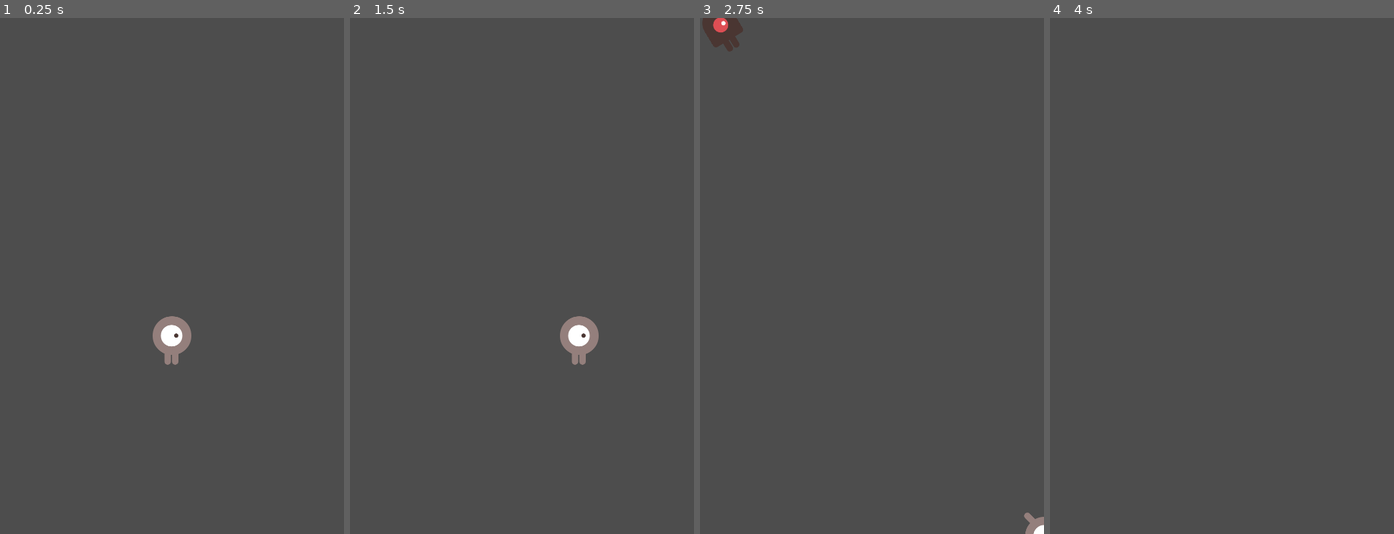
Above: before the commit, frames 1-4 (left to right).
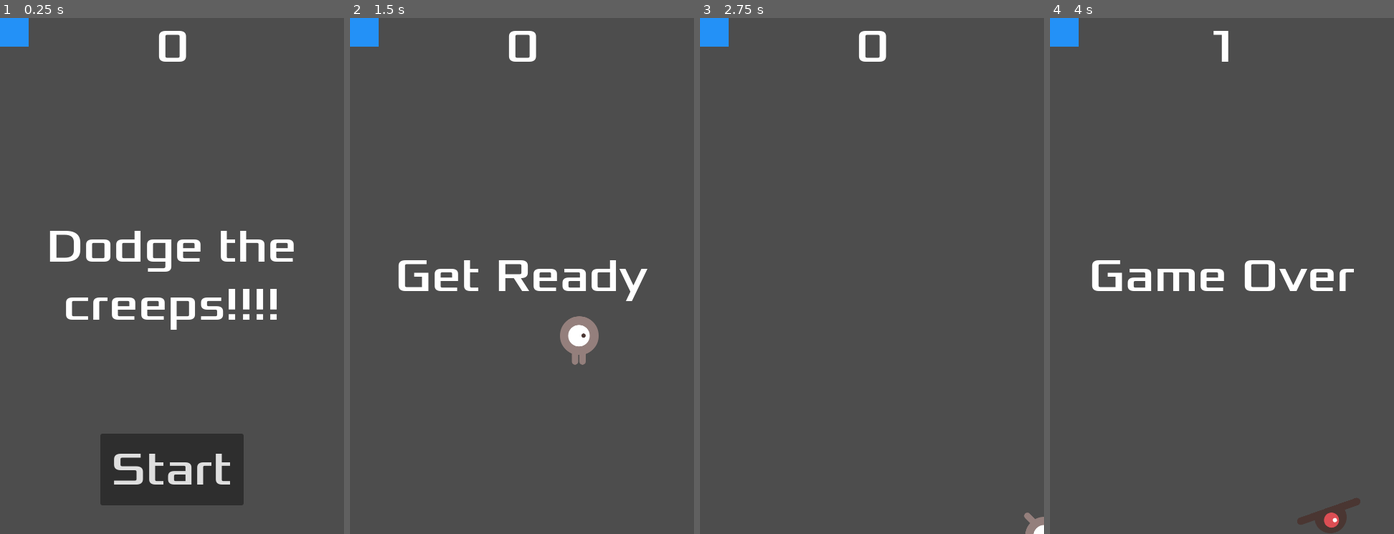
Above: after the commit, the same moments.

Repository: TimTheGr8/DodgeTheCreeps
Game: Godot game, scene res://Scenes/Main.tscn
Same seed, same stepped clock (60 frames per second), same inputs: the game is played once before the commit and once after it.
Inputs (mouse positions are in pixels of both pictures, inside the frame that each line leads up to):
- Up to frame 1 (0.25 s): no input
- Up to frame 2 (1.5 s): click (522, 472) at 0.5 s, where only the run after the commit has a clickable "Start"; tap Enter at 1.25 s; hold D (move_right) from 1.28 s (still down)
- Up to frame 3 (2.75 s): release D (move_right) at 2.03 s; hold S (move_down) from 2.03 s (still down)
- Up to frame 4 (4 s): release S (move_down) at 2.78 s; hold D (move_right) 2.78-3.53 s; hold W (move_up) from 3.53 s (still down)

The runs differ from the first frame. In frame 1, 10% of the frame differs, in the area x 0-86%, y 0-95%; in frame 2, 2.5%; in frame 3, 0.9%; in frame 4, 2.9%.

Commit message:
Added controller support, and finished the HUD.

Diff:
--- a/Scenes/Enemy.tscn
+++ b/Scenes/Enemy.tscn
@@ -48,7 +48,7 @@
 radius = 36.0
 height = 100.0
 
-[node name="RigidBody2D" type="RigidBody2D"]
+[node name="RigidBody2D" type="RigidBody2D" groups=["mobs"]]
 position = Vector2(253, 358)
 collision_mask = 0
 gravity_scale = 0.0
--- a/Scenes/HUD.tscn
+++ b/Scenes/HUD.tscn
@@ -1,26 +1,73 @@
-[gd_scene load_steps=2 format=3 uid="uid://biwlqimuhektu"]
+[gd_scene load_steps=5 format=3 uid="uid://biwlqimuhektu"]
 
+[ext_resource type="Script" path="res://Scripts/HUD.gd" id="1_fy30f"]
 [ext_resource type="FontFile" uid="uid://05dkq82wcj" path="res://Fonts/Xolonium-Regular.ttf" id="1_n170r"]
 
+[sub_resource type="InputEventAction" id="InputEventAction_i4gf0"]
+action = &"start_game"
+
+[sub_resource type="Shortcut" id="Shortcut_oyliq"]
+events = [SubResource("InputEventAction_i4gf0")]
+
 [node name="HUD" type="CanvasLayer"]
+script = ExtResource("1_fy30f")
 
 [node name="ScoreLabel" type="Label" parent="."]
-offset_right = 40.0
-offset_bottom = 23.0
+anchors_preset = 5
+anchor_left = 0.5
+anchor_right = 0.5
+offset_left = -22.5
+offset_right = 22.5
+offset_bottom = 81.0
+grow_horizontal = 2
 theme_override_fonts/font = ExtResource("1_n170r")
 theme_override_font_sizes/font_size = 64
-text = "10"
+text = "0"
+horizontal_alignment = 1
+vertical_alignment = 1
 
 [node name="Message" type="Label" parent="."]
-offset_right = 40.0
-offset_bottom = 23.0
+custom_minimum_size = Vector2(480, 0)
+anchors_preset = 8
+anchor_left = 0.5
+anchor_top = 0.5
+anchor_right = 0.5
+anchor_bottom = 0.5
+offset_left = -240.0
+offset_top = -81.0
+offset_right = 240.0
+offset_bottom = 81.0
+grow_horizontal = 2
+grow_vertical = 2
 theme_override_fonts/font = ExtResource("1_n170r")
 theme_override_font_sizes/font_size = 64
+text = "Dodge the
+creeps!!!!"
+horizontal_alignment = 1
+vertical_alignment = 1
+autowrap_mode = 2
 
 [node name="StartButton" type="Button" parent="."]
-offset_right = 8.0
-offset_bottom = 8.0
+custom_minimum_size = Vector2(200, 100)
+anchors_preset = 7
+anchor_left = 0.5
+anchor_top = 1.0
+anchor_right = 0.5
+anchor_bottom = 1.0
+offset_left = -100.0
+offset_top = -140.0
+offset_right = 100.0
+offset_bottom = -40.0
+grow_horizontal = 2
+grow_vertical = 0
 theme_override_fonts/font = ExtResource("1_n170r")
 theme_override_font_sizes/font_size = 64
+shortcut = SubResource("Shortcut_oyliq")
+text = "Start"
 
 [node name="MessageTimer" type="Timer" parent="."]
+wait_time = 2.0
+one_shot = true
+
+[connection signal="pressed" from="StartButton" to="." method="_on_start_button_pressed"]
+[connection signal="timeout" from="MessageTimer" to="." method="_on_message_timer_timeout"]
--- a/Scenes/Main.tscn
+++ b/Scenes/Main.tscn
@@ -1,8 +1,9 @@
-[gd_scene load_steps=5 format=3 uid="uid://fk0kk44nqrbi"]
+[gd_scene load_steps=6 format=3 uid="uid://fk0kk44nqrbi"]
 
 [ext_resource type="PackedScene" uid="uid://brou8ddxwgv6x" path="res://Scenes/Player.tscn" id="1_l51xb"]
 [ext_resource type="Script" path="res://Scripts/Main.gd" id="1_qqe0y"]
 [ext_resource type="PackedScene" uid="uid://dye0mkga6figs" path="res://Scenes/Enemy.tscn" id="2_vuwvw"]
+[ext_resource type="PackedScene" uid="uid://biwlqimuhektu" path="res://Scenes/HUD.tscn" id="4_m6scf"]
 
 [sub_resource type="Curve2D" id="Curve2D_414hw"]
 _data = {
@@ -13,6 +14,11 @@
 [node name="Main" type="Node"]
 script = ExtResource("1_qqe0y")
 mob_scene = ExtResource("2_vuwvw")
+
+[node name="ColorRect" type="ColorRect" parent="."]
+offset_right = 40.0
+offset_bottom = 40.0
+color = Color(0.137255, 0.568627, 0.968627, 1)
 
 [node name="Player" parent="." instance=ExtResource("1_l51xb")]
 
@@ -33,7 +39,10 @@
 
 [node name="MobSpawnLocation" type="PathFollow2D" parent="MobPath"]
 
+[node name="HUD" parent="." instance=ExtResource("4_m6scf")]
+
 [connection signal="hit" from="Player" to="." method="game_over"]
 [connection signal="timeout" from="MobTimer" to="." method="_on_mob_timer_timeout"]
 [connection signal="timeout" from="ScoreTimer" to="." method="_on_score_timer_timeout"]
 [connection signal="timeout" from="StartTimer" to="." method="_on_start_timer_timeout"]
+[connection signal="start_game" from="HUD" to="." method="new_game"]
--- /dev/null
+++ b/Scripts/HUD.gd
@@ -0,0 +1,30 @@
+extends CanvasLayer
+# Notifies the "Main" node that the button was pressed
+signal start_game
+
+func show_message(text):
+	$Message.text = text
+	$Message.show()
+	$MessageTimer.start()
+
+func show_game_over():
+	show_message("Game Over")
+	# Wait until the MessageTimer has counted down
+	await $MessageTimer.timeout
+
+	$Message.text = "Dodge the\nCreeps!"
+	$Message.show()
+	# Make a one-shot timer and wait for it to finish
+	await get_tree().create_timer(1.0).timeout
+	$StartButton.show()
+
+func update_score(score):
+	$ScoreLabel.text = str(score)
+
+func _on_message_timer_timeout():
+	$Message.hide()
+
+
+func _on_start_button_pressed():
+	$StartButton.hide()
+	start_game.emit()
--- a/Scripts/Main.gd
+++ b/Scripts/Main.gd
@@ -1,22 +1,28 @@
 extends Node
 
 @export var mob_scene: PackedScene
-var score
+var score = 0
 
 func _ready():
-	new_game()
+	$HUD.update_score(score)
+	#$HUD.show_message("Dodge the\nCreeps!")
 
 func game_over():
 	$ScoreTimer.stop()
 	$MobTimer.stop()
+	$HUD.show_game_over()
 
 func new_game():
 	score = 0
+	$HUD.update_score(score)
+	$HUD.show_message("Get Ready")
+	get_tree().call_group("mobs", "queue_free")
 	$Player.start($StartPosition.position)
 	$StartTimer.start()
 
 func _on_score_timer_timeout():
 	score += 1
+	$HUD.update_score(score)
 
 func _on_start_timer_timeout():
 	$MobTimer.start()
--- a/project.godot
+++ b/project.godot
@@ -26,21 +26,31 @@
 move_right={
 "deadzone": 0.5,
 "events": [Object(InputEventKey,"resource_local_to_scene":false,"resource_name":"","device":-1,"window_id":0,"alt_pressed":false,"shift_pressed":false,"ctrl_pressed":false,"meta_pressed":false,"pressed":false,"keycode":0,"physical_keycode":68,"key_label":0,"unicode":100,"echo":false,"script":null)
+, Object(InputEventJoypadButton,"resource_local_to_scene":false,"resource_name":"","device":-1,"button_index":14,"pressure":0.0,"pressed":true,"script":null)
 ]
 }
 move_left={
 "deadzone": 0.5,
 "events": [Object(InputEventKey,"resource_local_to_scene":false,"resource_name":"","device":-1,"window_id":0,"alt_pressed":false,"shift_pressed":false,"ctrl_pressed":false,"meta_pressed":false,"pressed":false,"keycode":0,"physical_keycode":65,"key_label":0,"unicode":97,"echo":false,"script":null)
+, Object(InputEventJoypadButton,"resource_local_to_scene":false,"resource_name":"","device":-1,"button_index":13,"pressure":0.0,"pressed":true,"script":null)
 ]
 }
 move_up={
 "deadzone": 0.5,
 "events": [Object(InputEventKey,"resource_local_to_scene":false,"resource_name":"","device":-1,"window_id":0,"alt_pressed":false,"shift_pressed":false,"ctrl_pressed":false,"meta_pressed":false,"pressed":false,"keycode":0,"physical_keycode":87,"key_label":0,"unicode":119,"echo":false,"script":null)
+, Object(InputEventJoypadButton,"resource_local_to_scene":false,"resource_name":"","device":-1,"button_index":11,"pressure":0.0,"pressed":true,"script":null)
 ]
 }
 move_down={
 "deadzone": 0.5,
 "events": [Object(InputEventKey,"resource_local_to_scene":false,"resource_name":"","device":-1,"window_id":0,"alt_pressed":false,"shift_pressed":false,"ctrl_pressed":false,"meta_pressed":false,"pressed":false,"keycode":0,"physical_keycode":83,"key_label":0,"unicode":115,"echo":false,"script":null)
+, Object(InputEventJoypadButton,"resource_local_to_scene":false,"resource_name":"","device":-1,"button_index":12,"pressure":0.0,"pressed":true,"script":null)
+]
+}
+start_game={
+"deadzone": 0.5,
+"events": [Object(InputEventKey,"resource_local_to_scene":false,"resource_name":"","device":-1,"window_id":0,"alt_pressed":false,"shift_pressed":false,"ctrl_pressed":false,"meta_pressed":false,"pressed":false,"keycode":0,"physical_keycode":4194309,"key_label":0,"unicode":0,"echo":false,"script":null)
+, Object(InputEventJoypadButton,"resource_local_to_scene":false,"resource_name":"","device":-1,"button_index":0,"pressure":0.0,"pressed":true,"script":null)
 ]
 }
 
